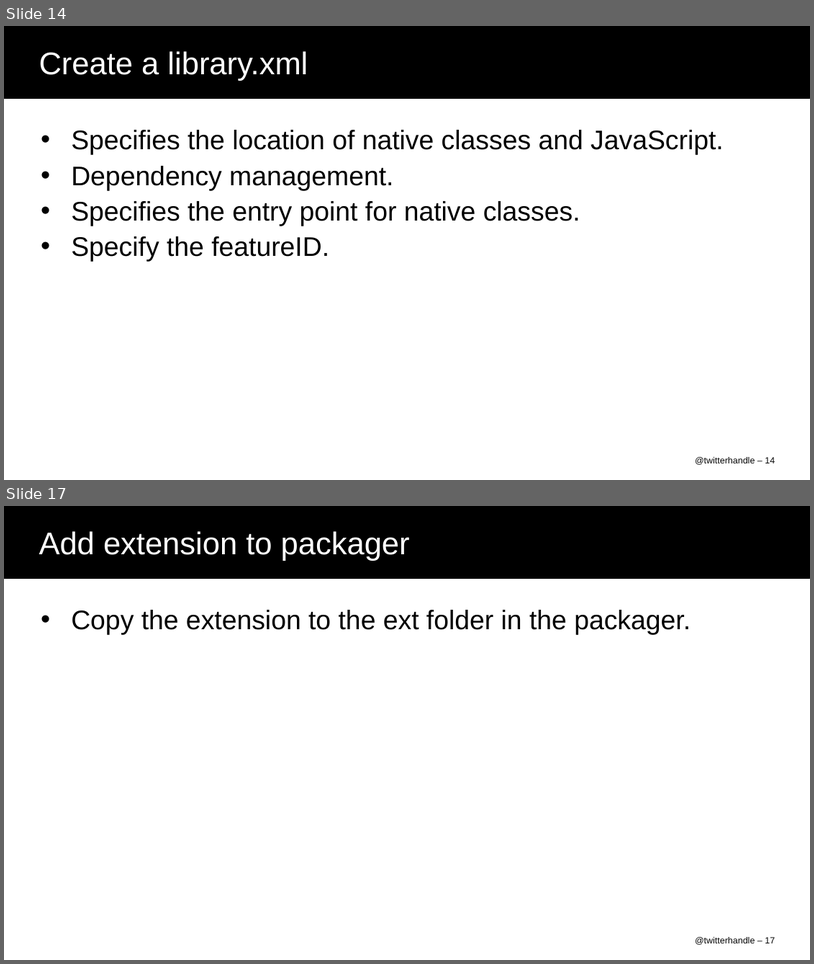
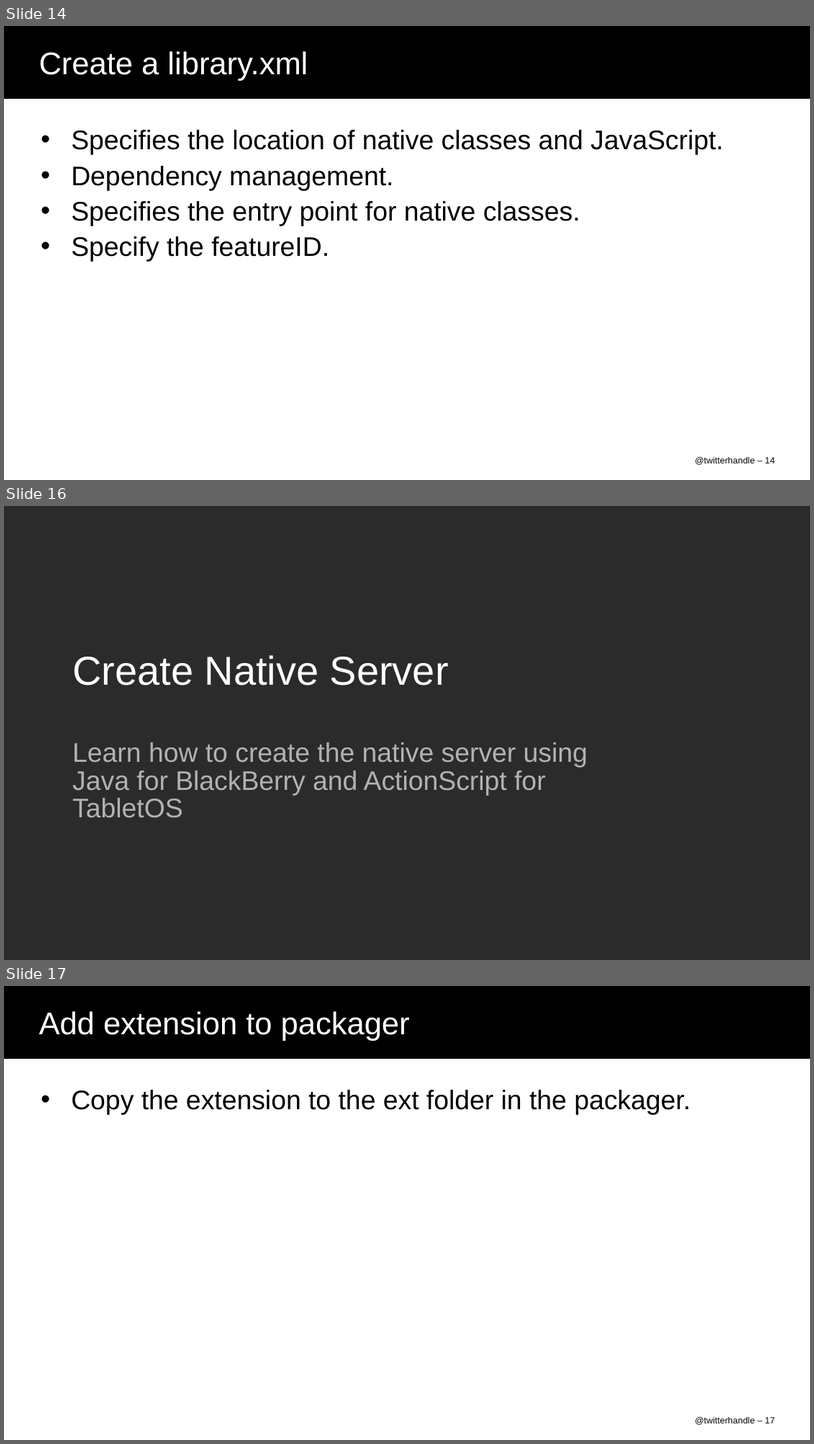
Before and after one commit to nukulb/devcon-demo, a slide deck: DEV51_DelCol.ppt. Shown one above the other, each under a label of ours: slides 14 and 17 before the commit, slides 14, 16 and 17 after it; the slides between them are not shown. The pictures are 814x964 and 814x1444 pixels, drawn with LibreOffice and Linux fonts; fonts in the diff are those of the drawing; background and template pictures are left out; a plain dark background stands for a picture behind light text. Boxes give left, top, right and bottom in pixels: in the first picture for what was removed or moved away, otherwise in the second. Text is boxed around its words. In the diff, an @@ line names an element or a change of style, - is before the commit and + after.

```diff
--- a/DEV51_DelCol.ppt
+++ b/DEV51_DelCol.ppt
@@ slide 16 added at box(4, 506, 810, 960), background picture (left out) @@
@@ title added at box(72, 655, 449, 685), 36 pt, text #FFFFFF @@
+Create Native Server
@@ subtitle added at box(72, 742, 588, 818), 24 pt, text #B2B2B2 @@
+Learn how to create the native server using Java for BlackBerry and ActionScript for TabletOS
```
Also in this commit, not shown: 4 slides changed, 1 other slide added, 8 slides removed, 2 other files.
